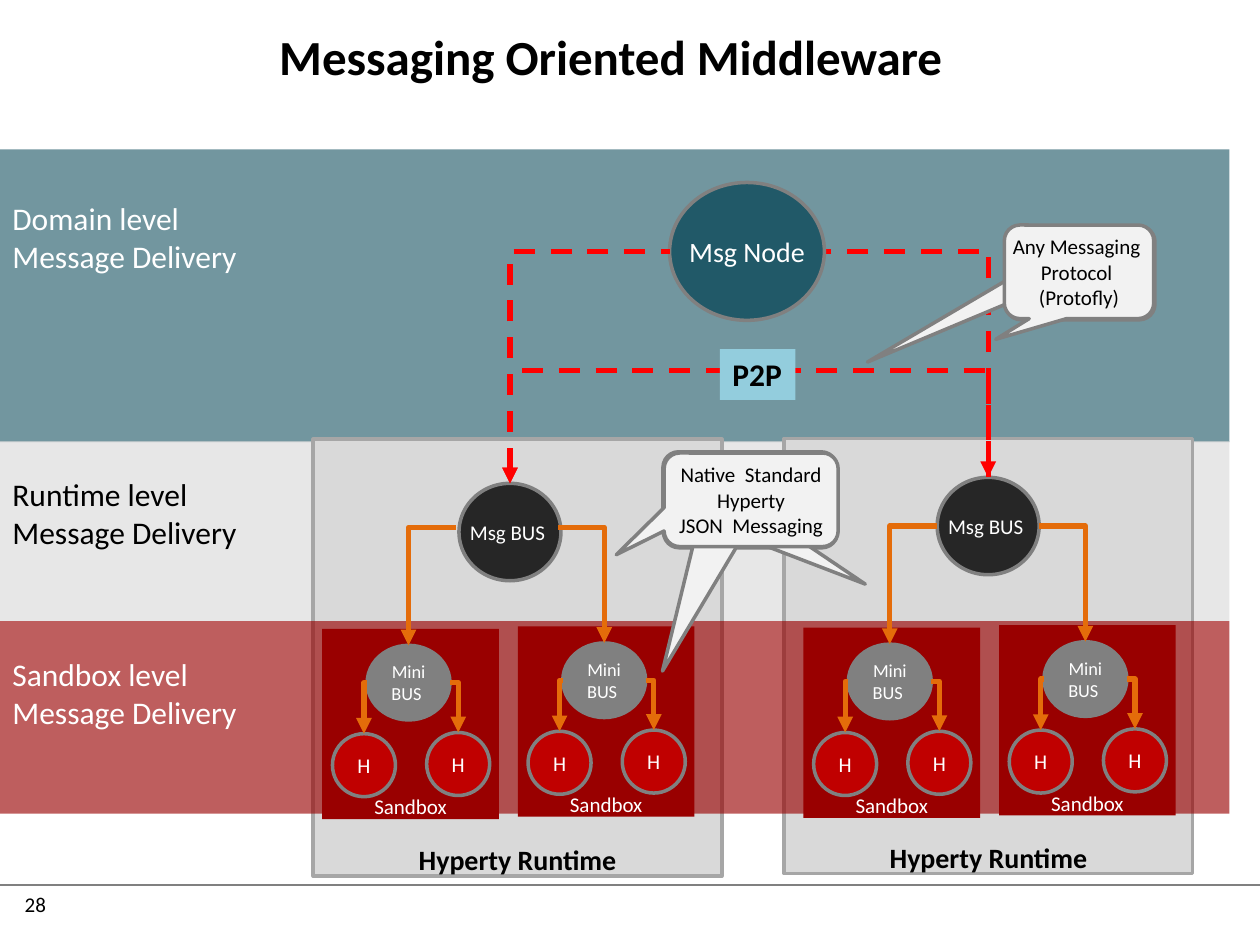
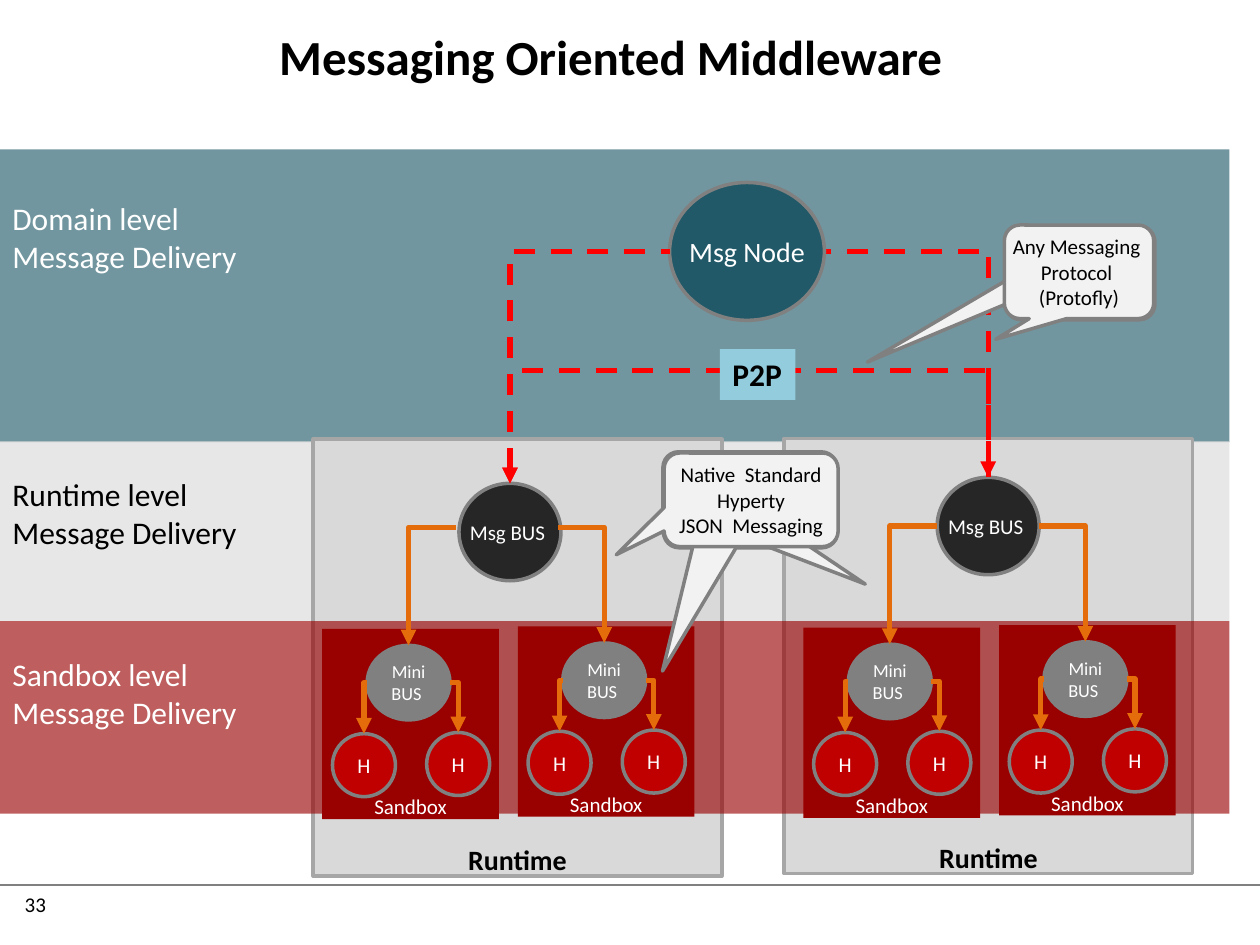
Before and after one commit to reTHINK-project/specs, a slide deck: slide 33 of tutorials/images.pptx (slide 28 before the commit). Drawn at 1260x945 pixels with LibreOffice and Linux fonts; fonts in the diff are those of the drawing; background and template pictures are left out. Boxes give left, top, right and bottom in pixels: in the first picture for what was removed or moved away, otherwise in the second. Text is boxed around its words. In the diff, an @@ line names an element or a change of style, - is before the commit and + after.

Commit message:
Add Communication Control overview tutorials
Updated Runtime specs

```diff
--- a/tutorials/images.pptx
+++ b/tutorials/images.pptx
@@ text in rectangle at (x1=468, y1=850, x2=566, y2=877): text changed @@
-Hyperty Runtime
+Runtime
@@ text in rectangle at (x1=939, y1=848, x2=1037, y2=874): text changed @@
-Hyperty Runtime
+Runtime
@@ page number at (x1=25, y1=898, x2=46, y2=912): text changed @@
-28
+33
```
Also in this commit, not shown: 3 other slides changed, 5 slides added, 7 other files.
